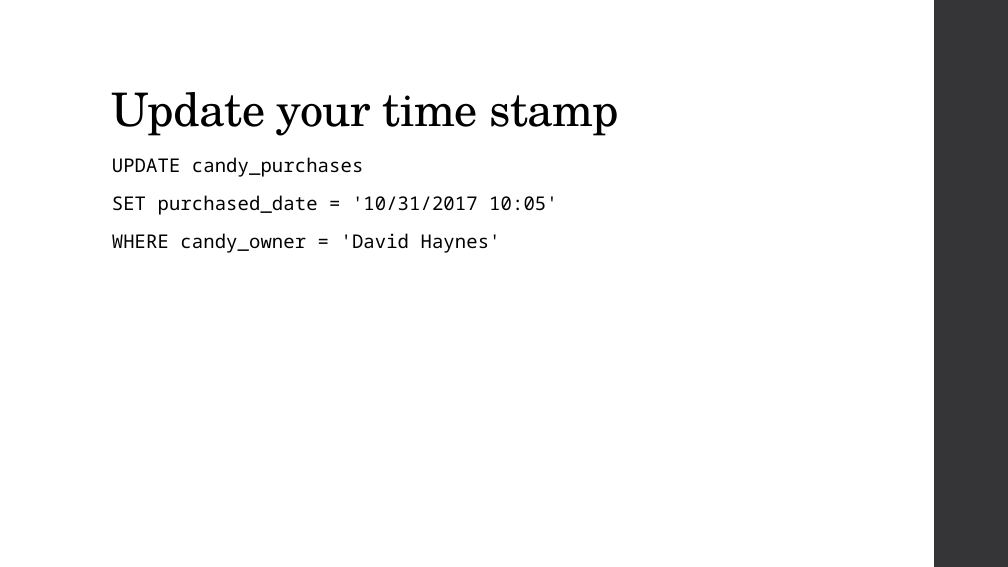
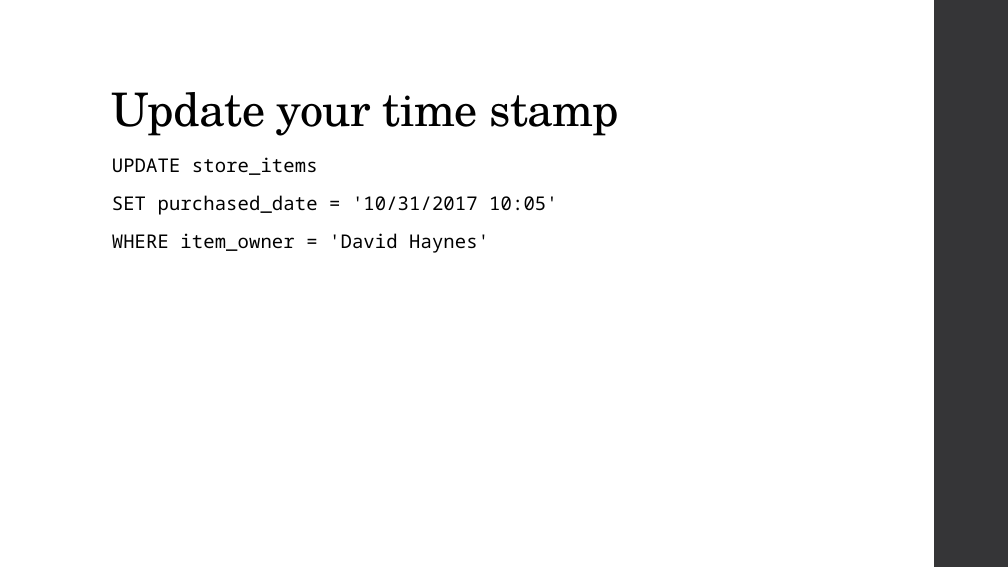
Before and after one commit to MGIS-UMN/GIS5577_week3, a slide deck: slide 24 of Database_Management.odp. Drawn at 1008x567 pixels with LibreOffice and Linux fonts; fonts in the diff are those of the drawing. Boxes give left, top, right and bottom in pixels: in the first picture for what was removed or moved away, otherwise in the second. Text is boxed around its words. In the diff, an @@ line names an element or a change of style, - is before the commit and + after.

Commit message:
Updated for 2024 - removed candy example

```diff
--- a/Database_Management.odp
+++ b/Database_Management.odp
@@ text at bbox=[112, 157, 318, 175]: text changed @@
-UPDATE candy_purchases
+UPDATE store_items
@@ text at bbox=[112, 233, 489, 253]: text changed @@
-WHERE candy_owner = 'David Haynes'
+WHERE item_owner = 'David Haynes'
```
Also in this commit, not shown: 12 other slides changed.
